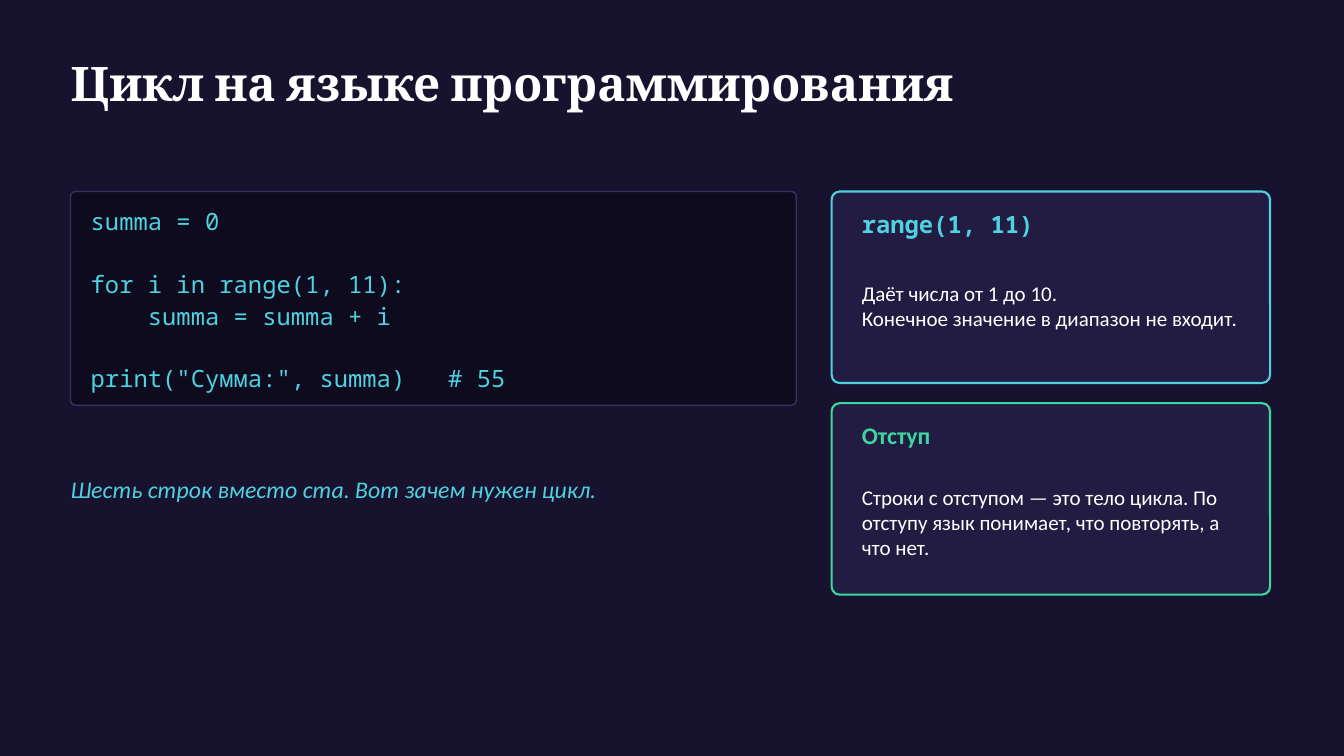
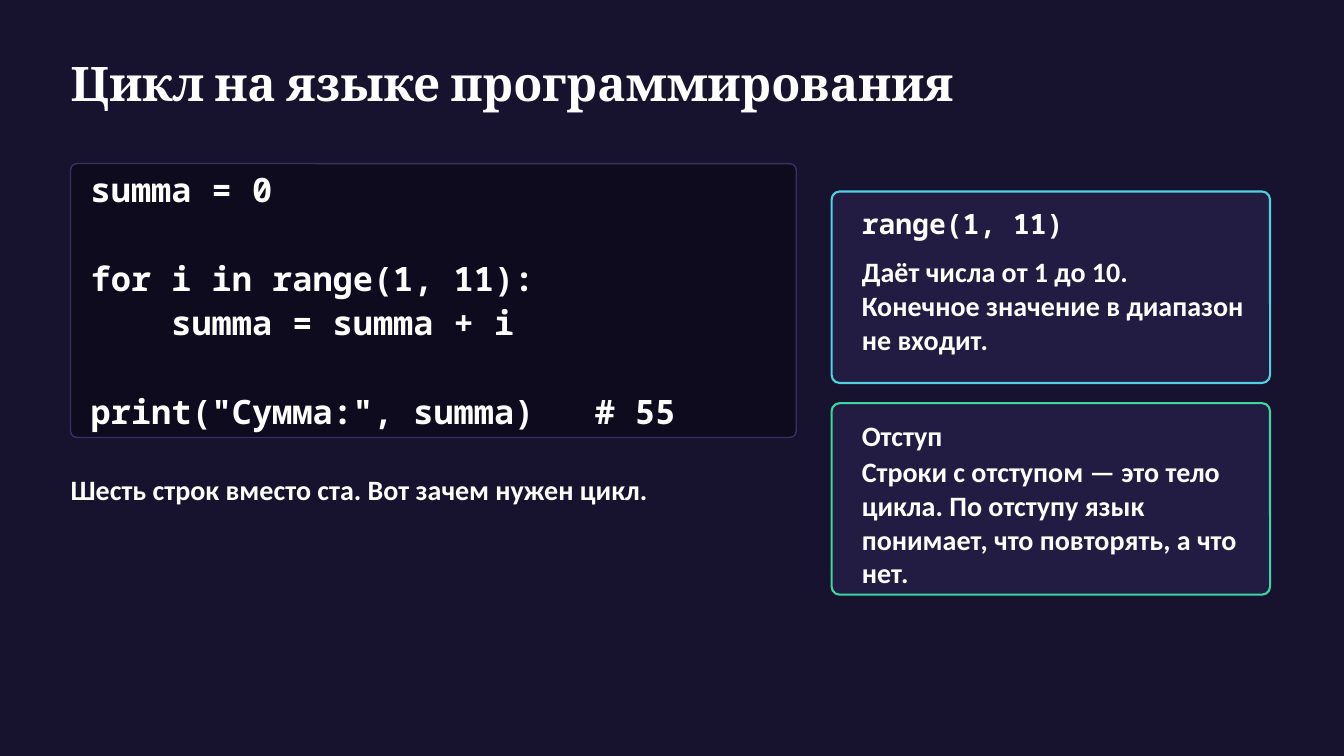
Before and after one commit to MuhammadMusa1/Pulotovschool, a slide deck: slide 10 of 10 класс/urok3/Презентация_занятие3_ред2.pptx. Drawn at 1344x756 pixels with LibreOffice and Linux fonts; fonts in the diff are those of the drawing. Boxes give left, top, right and bottom in pixels: in the first picture for what was removed or moved away, otherwise in the second. Text is boxed around its words. In the diff, an @@ line names an element or a change of style, - is before the commit and + after.

```diff
--- a/10 класс/urok3/Презентация_занятие3_ред2.pptx
+++ b/10 класс/urok3/Презентация_занятие3_ред2.pptx
@@ rounded rectangle resized from (x1=71, y1=192, x2=797, y2=405) to (x1=71, y1=163, x2=797, y2=438) @@
@@ text "summa = 0" at (x1=91, y1=177, x2=675, y2=433): size 17 to 24 pt, text colour #4FD1E0 to #FFFFFF, bold on @@
@@ text "range(1, 11)" at (x1=862, y1=214, x2=1063, y2=241): size 17 to 20 pt, text colour #4FD1E0 to #FFFFFF @@
@@ text "Даёт числа от 1 до ..." at (x1=862, y1=263, x2=1244, y2=355): size 15 to 20 pt, bold on @@
@@ text "Отступ" at (x1=862, y1=427, x2=943, y2=451): size 17 to 20 pt, text colour #3DD6A0 to #FFFFFF @@
@@ text "Шесть строк вместо ста. Вот ..." at (x1=71, y1=482, x2=647, y2=505): size 17 to 20 pt, text colour #4FD1E0 to #FFFFFF, bold on, italic off @@
@@ text "Строки с отступом — это ..." at (x1=862, y1=463, x2=1236, y2=583): size 15 to 20 pt, bold on @@
```
Also in this commit, not shown: 19 other slides changed, 1 other file.
